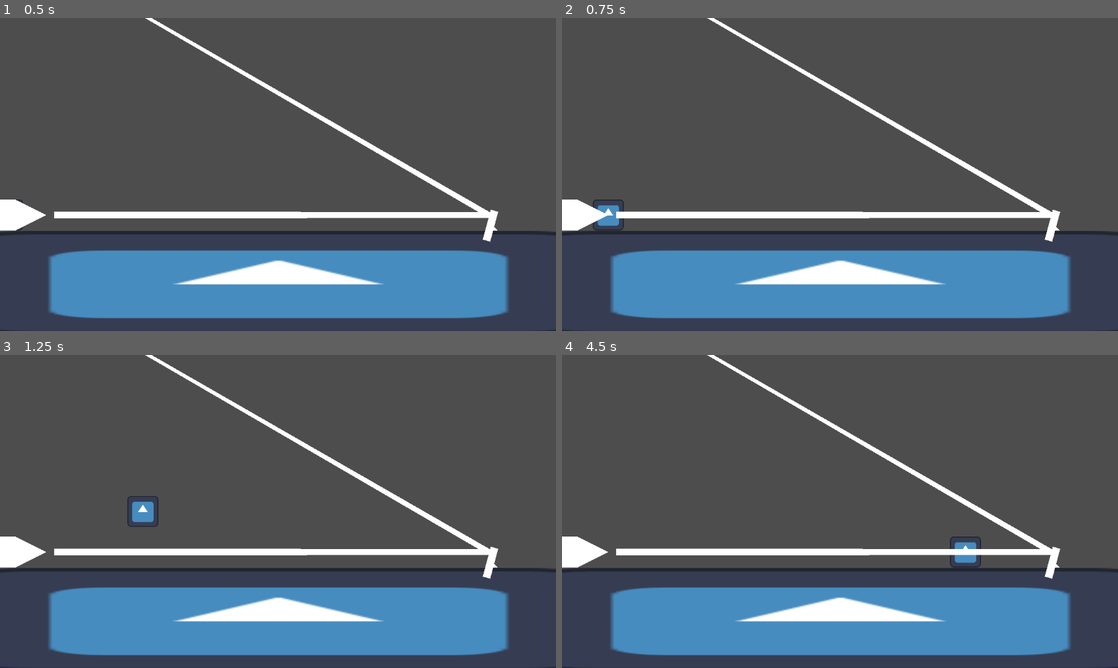
Above: before the commit, frames 1-4 (two rows, left to right).
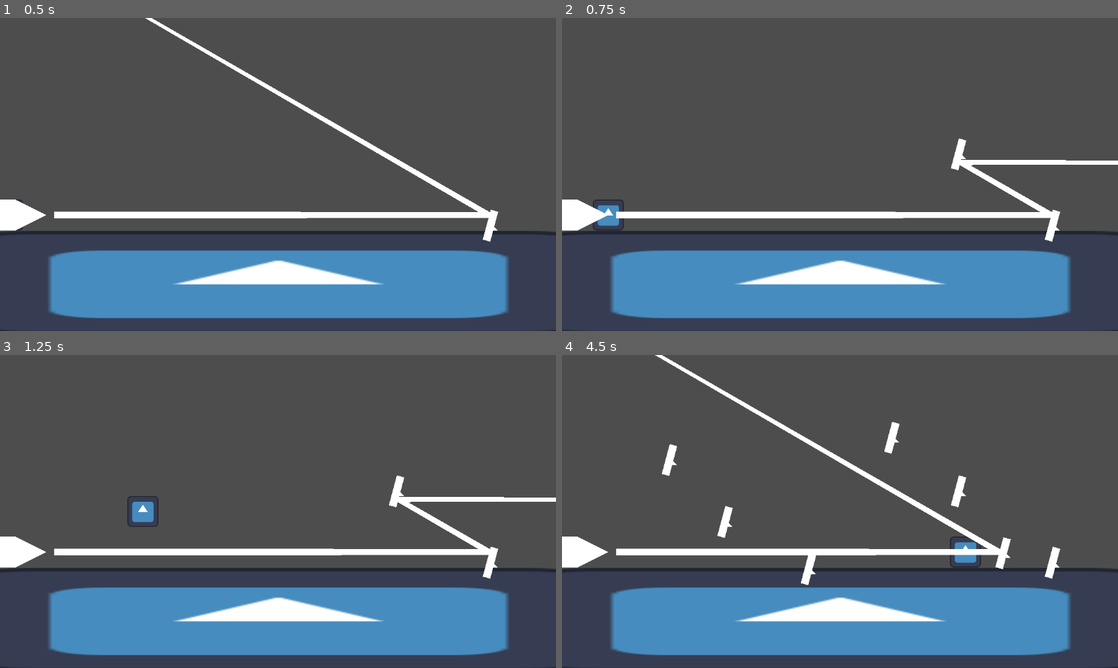
Above: after the commit, the same moments.

Repository: AdilDevStuff/Reflection-Game
Game: Godot game, scene res://scenes/world.tscn
Same seed, same stepped clock (60 frames per second), same inputs: the game is played once before the commit and once after it. The engine's default icon, where the game draws it, is replaced by a stand-in: a white triangle on a blue panel in a dark square.
Inputs (mouse positions are in pixels of both pictures, inside the frame that each line leads up to):
- Up to frame 1 (0.5 s): no input
- Up to frame 2 (0.75 s): move the mouse to (962, 158) at 0.52 s; press the mouse at (962, 158) at 0.53 s; hold D (right) from 0.53 s (still down)
- Up to frame 3 (1.25 s): keep holding D (right); tap Space (jump) at 0.77 s
- Up to frame 4 (4.5 s): move the mouse to (728, 527) at 1.27 s; release the mouse at (728, 527) at 1.28 s; click (728, 527) at 1.35 s; tap Space (jump) at 1.52, 3.02, 3.77 s; move the mouse to (895, 442) at 2.02 s; release D (right) at 2.03 s; press the mouse at (895, 442) at 2.03 s; hold A (left) 2.03-2.78 s; move the mouse to (812, 574) at 2.77 s; release the mouse at (812, 574) at 2.78 s; hold D (right) 2.78-4.28 s; click (812, 574) at 2.85 s; move the mouse to (1006, 558) at 3.52 s; press the mouse at (1006, 558) at 3.53 s; move the mouse to (673, 464) at 4.27 s; release the mouse at (673, 464) at 4.28 s; hold A (left) from 4.28 s (still down); click (673, 464) at 4.35 s

Frame 1 is identical in both runs. In frame 2, 1.3% of the frame differs, in the area x 26-100%, y 0-64%; in frame 3, 1.3%; in frame 4, 3.2%, in the area x 16-89%, y 0-74%.

Commit message:
add mirror placement

Diff:
--- a/project.godot
+++ b/project.godot
@@ -42,6 +42,11 @@
 "events": [Object(InputEventKey,"resource_local_to_scene":false,"resource_name":"","device":-1,"window_id":0,"alt_press …(191 unchanged characters)…
 ]
 }
+Click={
+"deadzone": 0.2,
+"events": [Object(InputEventMouseButton,"resource_local_to_scene":false,"resource_name":"","device":-1,"window_id":0,"alt_pressed":false,"shift_pressed":false,"ctrl_pressed":false,"meta_pressed":false,"button_mask":0,"position":Vector2(0, 0),"global_position":Vector2(0, 0),"factor":1.0,"button_index":1,"canceled":false,"pressed":false,"double_click":false,"script":null)
+]
+}
 
 [layer_names]
 
--- a/scenes/mirror.tscn
+++ b/scenes/mirror.tscn
@@ -23,6 +23,6 @@
 polygon = PackedVector2Array(0, -8, -8, 0, 8, 0)
 
 [node name="CollisionShape2D" type="CollisionShape2D" parent="."]
-position = Vector2(-7.72741, -10.0706)
+position = Vector2(-7.72741, -10.0705)
 rotation = -1.309
 shape = SubResource("RectangleShape2D_af0m4")
--- /dev/null
+++ b/scenes/mirror_move.gd
@@ -0,0 +1,20 @@
+extends Node2D
+
+const MIRROR = preload("res://scenes/mirror.tscn")
+var mouse_pos
+
+# Called when the node enters the scene tree for the first time.
+func _ready() -> void:
+	pass # Replace with function body.
+
+
+# Called every frame. 'delta' is the elapsed time since the previous frame.
+func _process(delta: float) -> void:
+	mouse_pos = get_global_mouse_position()
+	if Input.is_action_pressed("Click"):
+		spawn_obj()
+
+func spawn_obj():
+	var mirror_instance : Node2D = MIRROR.instantiate()
+	mirror_instance.position = mouse_pos
+	add_child(mirror_instance)
--- a/scenes/world.tscn
+++ b/scenes/world.tscn
@@ -1,10 +1,11 @@
-[gd_scene load_steps=8 format=3 uid="uid://c0lrclbheissc"]
+[gd_scene load_steps=9 format=3 uid="uid://c0lrclbheissc"]
 
 [ext_resource type="PackedScene" uid="uid://bc753si75kru0" path="res://scenes/player.tscn" id="1_rwgxs"]
 [ext_resource type="Texture2D" uid="uid://bh7rxnt4h0fvh" path="res://icon.svg" id="2_4wyf3"]
 [ext_resource type="PackedScene" uid="uid://bjcsplt8ouk6r" path="res://scenes/light_source.tscn" id="3_4wyf3"]
 [ext_resource type="Script" uid="uid://defd2jyehanr6" path="res://scripts/light_ray_manager.gd" id="3_71j4m"]
 [ext_resource type="PackedScene" uid="uid://def2eojugjglu" path="res://scenes/mirror.tscn" id="3_k0juu"]
+[ext_resource type="Script" uid="uid://b1pyanwno6pjf" path="res://scenes/mirror_move.gd" id="6_qfnet"]
 
 [sub_resource type="RectangleShape2D" id="RectangleShape2D_k0juu"]
 size = Vector2(128, 130)
@@ -53,3 +54,6 @@
 
 [node name="Mirror" parent="LightRayManager/Mirrors" instance=ExtResource("3_k0juu")]
 position = Vector2(1024, 440)
+
+[node name="MirrorMove" type="Node2D" parent="."]
+script = ExtResource("6_qfnet")
Not shown, added: export_presets.cfg
Not shown, added: scenes/mirror_move.gd.uid
